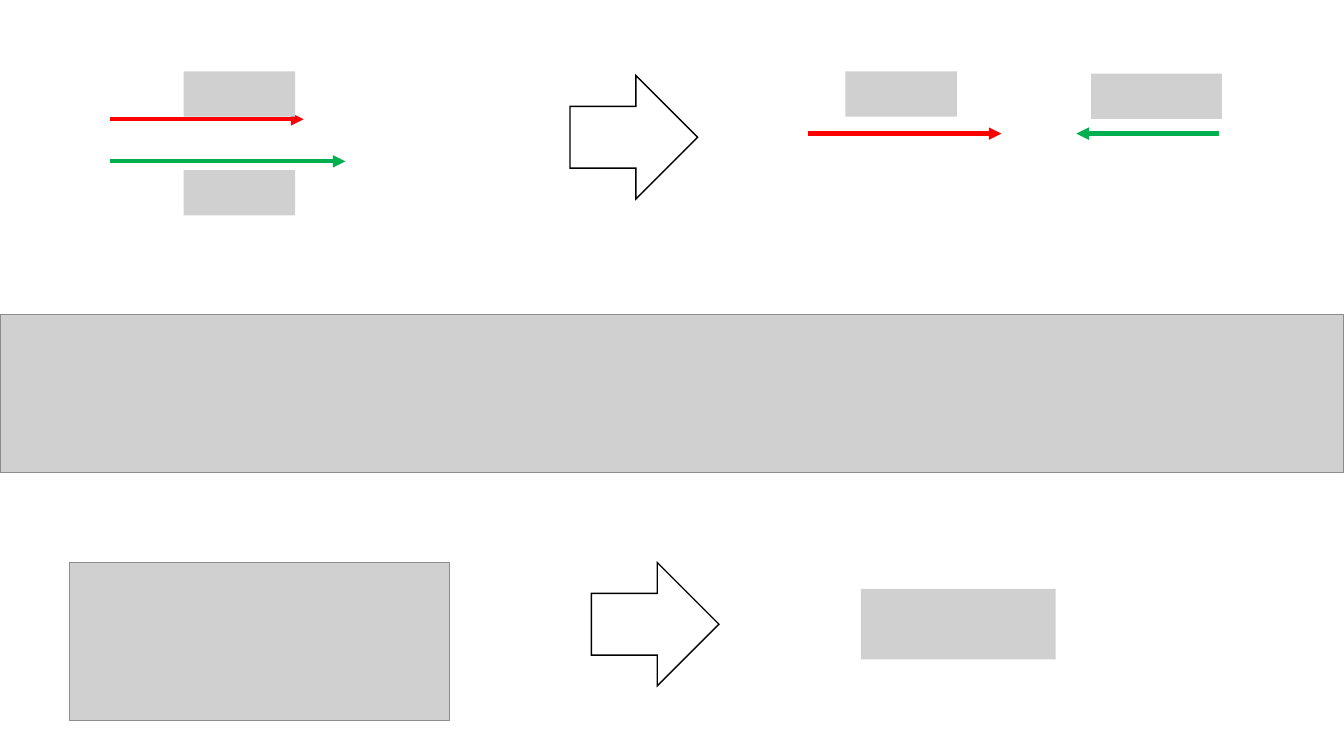
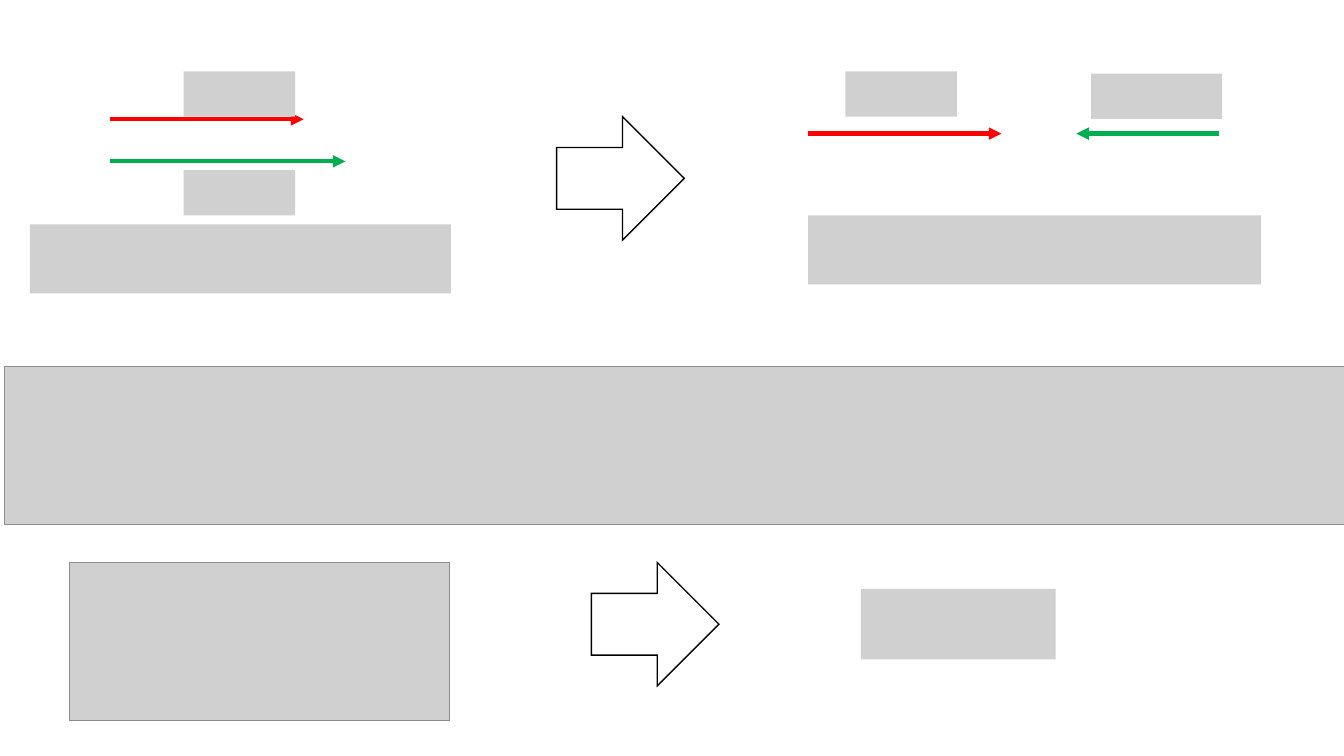
Before and after one commit to youjieyu888/circular-waveguide, a slide deck: slide 2 of 3-level.pptx. Drawn at 1344x756 pixels with LibreOffice and Linux fonts; fonts in the diff are those of the drawing; grey boxes stand for pictures. Boxes give left, top, right and bottom in pixels: in the first picture for what was removed or moved away, otherwise in the second. Text is boxed around its words. In the diff, an @@ line names an element or a change of style, - is before the commit and + after.

```diff
--- a/3-level.pptx
+++ b/3-level.pptx
@@ down arrow: place and size @@
-down arrow at bbox=[570, 76, 698, 199]
+down arrow at bbox=[556, 117, 684, 240]
@@ picture added at bbox=[30, 225, 452, 293] @@
@@ picture added at bbox=[809, 216, 1262, 284] @@
@@ picture: place and size @@
-picture at bbox=[0, 315, 1344, 473]
+picture at bbox=[5, 367, 1344, 525]
```
Also in this commit, not shown: 3 other slides changed, 5 slides added, 4 slides removed.
